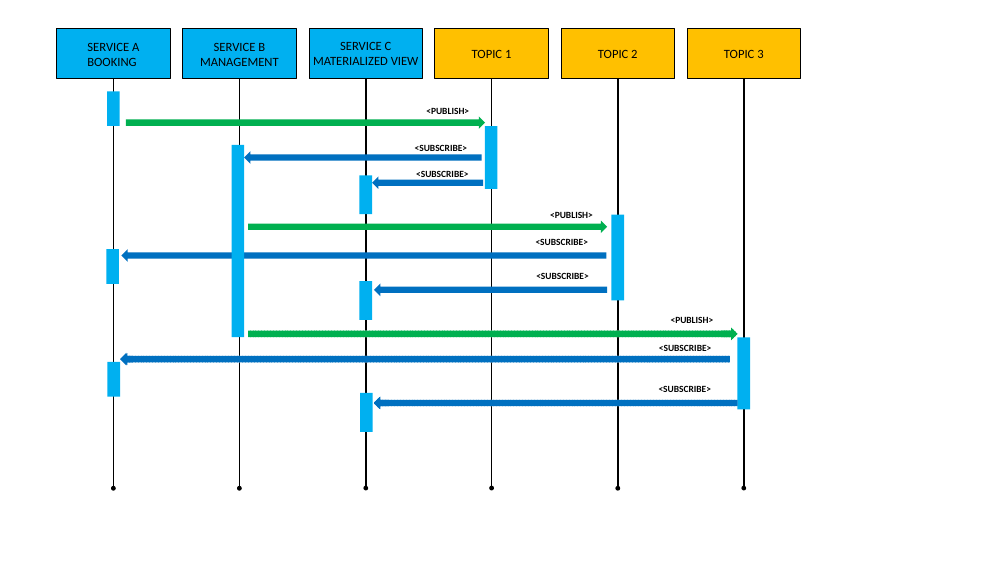
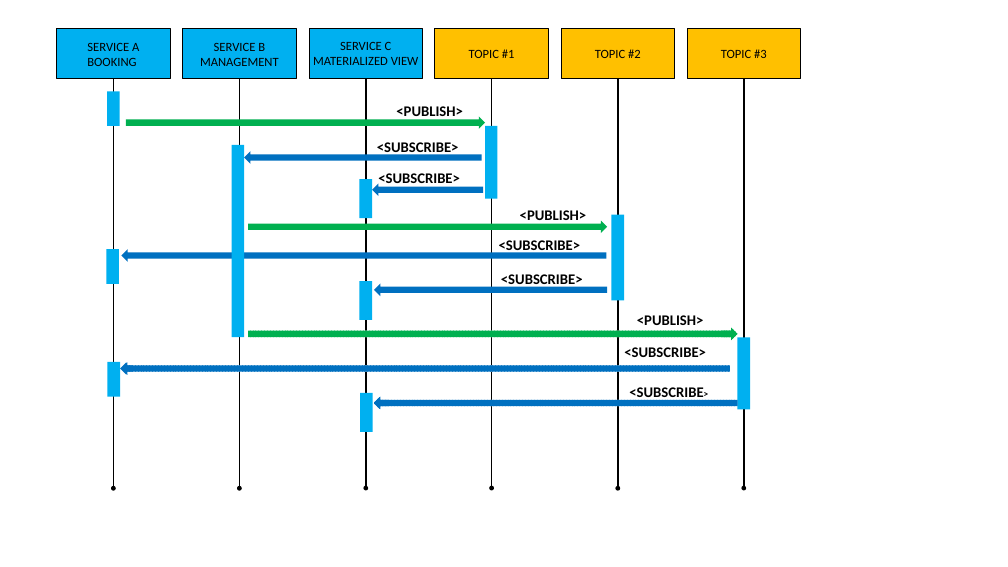
Before and after one commit to lbennardis/microS_code2016_DOCS, a slide deck: slide 31 of luigiBennardisMicroservices.pptx. Drawn at 1008x567 pixels with LibreOffice and Linux fonts; fonts in the diff are those of the drawing; background and template pictures are left out. Boxes give left, top, right and bottom in pixels: in the first picture for what was removed or moved away, otherwise in the second. Text is boxed around its words. In the diff, an @@ line names an element or a change of style, - is before the commit and + after.

```diff
--- a/luigiBennardisMicroservices.pptx
+++ b/luigiBennardisMicroservices.pptx
@@ text in rectangle at (469, 49, 515, 58): text changed @@
-TOPIC 1
+TOPIC #1
@@ text in rectangle at (595, 49, 641, 58): text changed @@
-TOPIC 2
+TOPIC #2
@@ text in rectangle at (721, 49, 767, 58): text changed @@
-TOPIC 3
+TOPIC #3
@@ text "<PUBLISH>": place and size @@
-text "<PUBLISH>" at (426, 108, 469, 114)
+text "<PUBLISH>" at (396, 106, 463, 120)
@@ text "<SUBSCRIBE>": place and size @@
-text "<SUBSCRIBE>" at (415, 145, 468, 155)
+text "<SUBSCRIBE>" at (377, 142, 459, 156)
@@ rectangle: place and size @@
-rectangle at (485, 126, 497, 189)
+rectangle at (485, 126, 497, 198)
@@ rectangle: place and size @@
-rectangle at (359, 175, 372, 214)
+rectangle at (359, 179, 372, 218)
@@ text "<SUBSCRIBE>": place and size @@
-text "<SUBSCRIBE>" at (416, 170, 469, 181)
+text "<SUBSCRIBE>" at (378, 173, 460, 187)
@@ right arrow: place and size @@
-right arrow at (372, 177, 483, 189)
+right arrow at (372, 183, 483, 196)
@@ text "<PUBLISH>": place and size @@
-text "<PUBLISH>" at (550, 212, 593, 218)
+text "<PUBLISH>" at (520, 210, 587, 225)
@@ text "<SUBSCRIBE>": place and size @@
-text "<SUBSCRIBE>" at (536, 239, 589, 245)
+text "<SUBSCRIBE>" at (499, 240, 581, 254)
@@ size 18 to 28 pt in 9 elements at (629, 387, 703, 401), (520, 210, 587, 225), (396, 106, 463, 120), (637, 315, 704, 325), (377, 142, 459, 156), (499, 240, 581, 254), (378, 173, 460, 187), (624, 347, 706, 357), (501, 272, 583, 289) @@
@@ text "<SUBSCRIBE>": place and size @@
-text "<SUBSCRIBE>" at (536, 273, 589, 279)
+text "<SUBSCRIBE>" at (501, 272, 583, 289)
@@ text "<PUBLISH>": place and size @@
-text "<PUBLISH>" at (671, 317, 714, 323)
+text "<PUBLISH>" at (637, 315, 704, 325)
@@ text "<SUBSCRIBE>": place and size @@
-text "<SUBSCRIBE>" at (659, 345, 712, 351)
+text "<SUBSCRIBE>" at (624, 347, 706, 357)
@@ right arrow: place and size @@
-right arrow at (120, 353, 133, 365)
+right arrow at (120, 362, 133, 375)
@@ right arrow: place and size @@
-right arrow at (121, 353, 730, 365)
+right arrow at (121, 362, 730, 375)
@@ text "<SUBSCRIBE>": place and size @@
-text "<SUBSCRIBE>" at (659, 386, 712, 392)
+text "<SUBSCRIBE>" at (629, 387, 703, 401)
```
Also in this commit, not shown: 7 other slides changed, 4 slides added, 1 slide removed.
